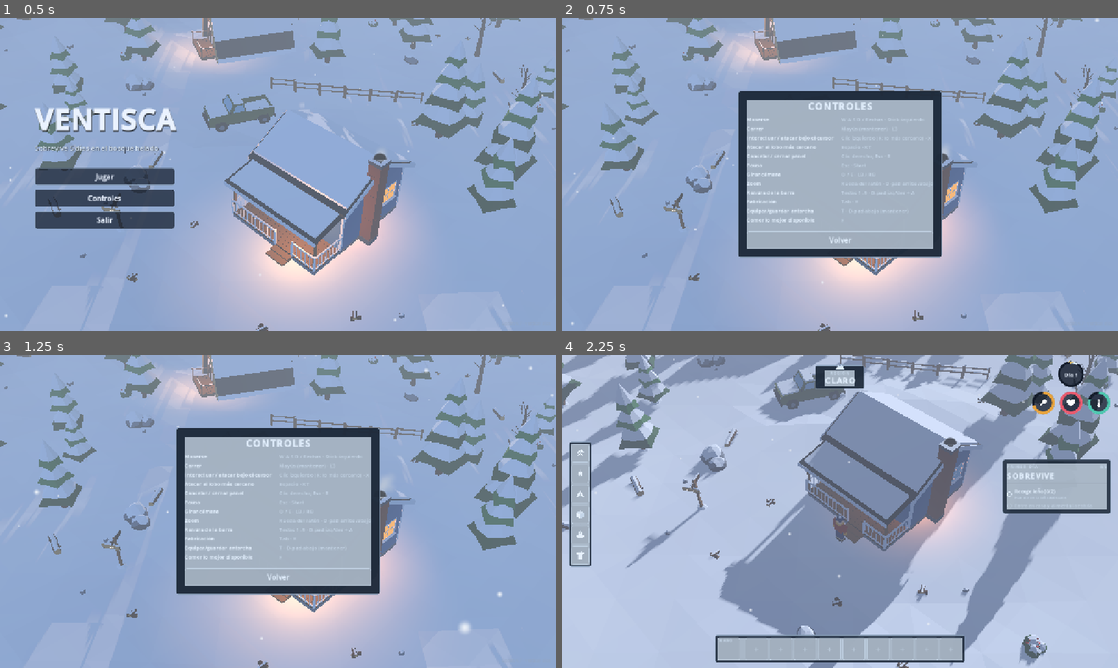
Above: before the commit, frames 1-4 (two rows, left to right).
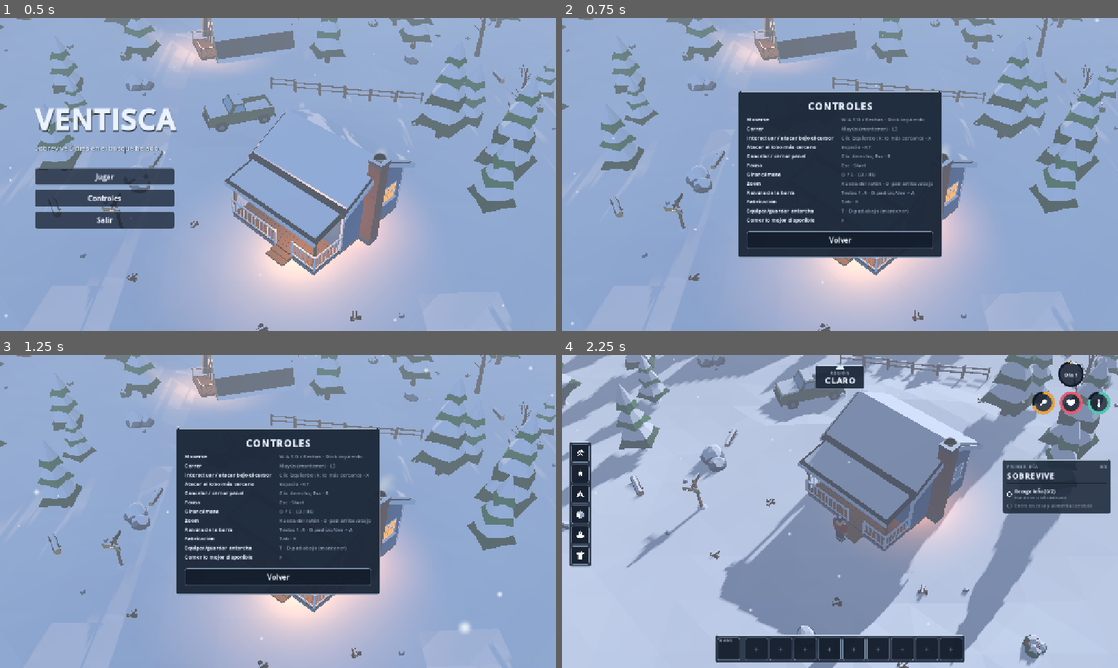
Above: after the commit, the same moments.

Repository: SrBatai/Quotas
Game: Godot game, scene res://scenes/main/main_menu.tscn
Same seed, same stepped clock (60 frames per second), same inputs: the game is played once before the commit and once after it.
Inputs:
- Up to frame 1 (0.5 s): no input
- Up to frame 2 (0.75 s): click "Controles" at 0.5 s
- Up to frame 3 (1.25 s): no input
- Up to frame 4 (2.25 s): click "Volver" at 1.25 s; click "Jugar" at 2 s

Frame 1 is identical in both runs. In frame 2, 16% of the frame differs, in the area x 32-68%, y 23-74%; in frame 3, 16%; in frame 4, 7.5%.

Commit message:
WIP: UI panel and interior framing fixes in progress
Co-Authored-By: Claude Opus 5.5 <noreply@anthropic.com>
Claude-Session: https://claude.ai/code/session_01X31j4asUzccwM8XEVi5Qf2

Diff:
--- a/winter-survival/scripts/main/game.gd
+++ b/winter-survival/scripts/main/game.gd
@@ -24,8 +24,8 @@
 	storage_panel.set_anchors_preset(Control.PRESET_CENTER_BOTTOM)
 	storage_panel.offset_left = -190
 	storage_panel.offset_right = 190
-	storage_panel.offset_top = -290
-	storage_panel.offset_bottom = -118
+	storage_panel.offset_top = -262
+	storage_panel.offset_bottom = -114
 	storage_panel.grow_vertical = Control.GROW_DIRECTION_BEGIN
 	hud.category_bar.category_pressed.connect(_on_category)
 	craft_panel.opened.connect(func(cat: StringName) -> void:
--- a/winter-survival/scripts/player/camera_rig.gd
+++ b/winter-survival/scripts/player/camera_rig.gd
@@ -52,7 +52,8 @@
 		return
 	var move_dir: Vector3 = player.get("move_dir") if player.get("move_dir") != null else Vector3.ZERO
 	var forward := Vector3(0, 0, -1).rotated(Vector3.UP, pivot.rotation.y)
-	var target := player.global_position + move_dir * Balance.CAMERA_LOOKAHEAD + forward * Balance.CAMERA_FORWARD_OFFSET
+	var forward_offset := 0.0 if bool(player.get("in_house")) else Balance.CAMERA_FORWARD_OFFSET
+	var target := player.global_position + move_dir * Balance.CAMERA_LOOKAHEAD + forward * forward_offset
 	if not _snapped:
 		global_position = target
 		_snapped = true
--- a/winter-survival/scripts/ui/storage_panel.gd
+++ b/winter-survival/scripts/ui/storage_panel.gd
@@ -13,8 +13,9 @@
 func _ready() -> void:
 	theme = UiTheme.get_theme()
 	mouse_filter = Control.MOUSE_FILTER_STOP
+	add_theme_stylebox_override("panel", UiTheme.flat_box(UiTheme.PANEL_BG, UiTheme.BORDER, 1, 4, 8))
 	var vb := VBoxContainer.new()
-	vb.add_theme_constant_override("separation", 6)
+	vb.add_theme_constant_override("separation", 4)
 	add_child(vb)
 	var head := HBoxContainer.new()
 	vb.add_child(head)
@@ -41,7 +42,7 @@
 	var foot := HBoxContainer.new()
 	foot.add_theme_constant_override("separation", 10)
 	vb.add_child(foot)
-	var hint := UiTheme.label("Clic: coger uno · Mayús+clic: coger la pila · Clic en tu barra: guardar", 9, UiTheme.TEXT_2)
+	var hint := UiTheme.label("Clic: coger uno · Mayús+clic: la pila · Clic en tu barra: guardar", 9, UiTheme.TEXT_2)
 	hint.size_flags_horizontal = Control.SIZE_EXPAND_FILL
 	hint.vertical_alignment = VERTICAL_ALIGNMENT_CENTER
 	foot.add_child(hint)
--- a/winter-survival/scripts/ui/ui_theme.gd
+++ b/winter-survival/scripts/ui/ui_theme.gd
@@ -129,17 +129,12 @@
 	return b
 
 
-## 2 px "ice edge" line at the top of a panel.
+## 2 px "ice edge" line along the top of a panel. Drawn in the panel's draw signal
+## (a child ColorRect would be stretched to a full fill by containers).
 static func add_ice_edge(panel: Control) -> void:
-	var edge := ColorRect.new()
-	edge.color = ICE
-	edge.mouse_filter = Control.MOUSE_FILTER_IGNORE
-	edge.set_anchors_preset(Control.PRESET_TOP_WIDE)
-	edge.offset_left = 6
-	edge.offset_right = -6
-	edge.offset_top = 0
-	edge.offset_bottom = 2
-	panel.add_child(edge)
+	panel.draw.connect(func() -> void:
+		panel.draw_rect(Rect2(6.0, 0.0, maxf(panel.size.x - 12.0, 0.0), 2.0), ICE))
+	panel.queue_redraw()
 
 
 static func spacer(h: float = 4.0, v: float = 4.0) -> Control:
--- a/winter-survival/scripts/world/cabin.gd
+++ b/winter-survival/scripts/world/cabin.gd
@@ -70,6 +70,7 @@
 		cutaway.set_active(true)
 		if lantern != null:
 			lantern.visible = false  # hangs from the porch roof, which is part of Roof in the glb
+		smoke.visible = false  # would float over the opened room
 		Events.shelter_changed.emit(true)
 
 
@@ -79,6 +80,7 @@
 		cutaway.set_active(false)
 		if lantern != null:
 			lantern.visible = true
+		smoke.visible = true
 		Events.shelter_changed.emit(false)
 
 
